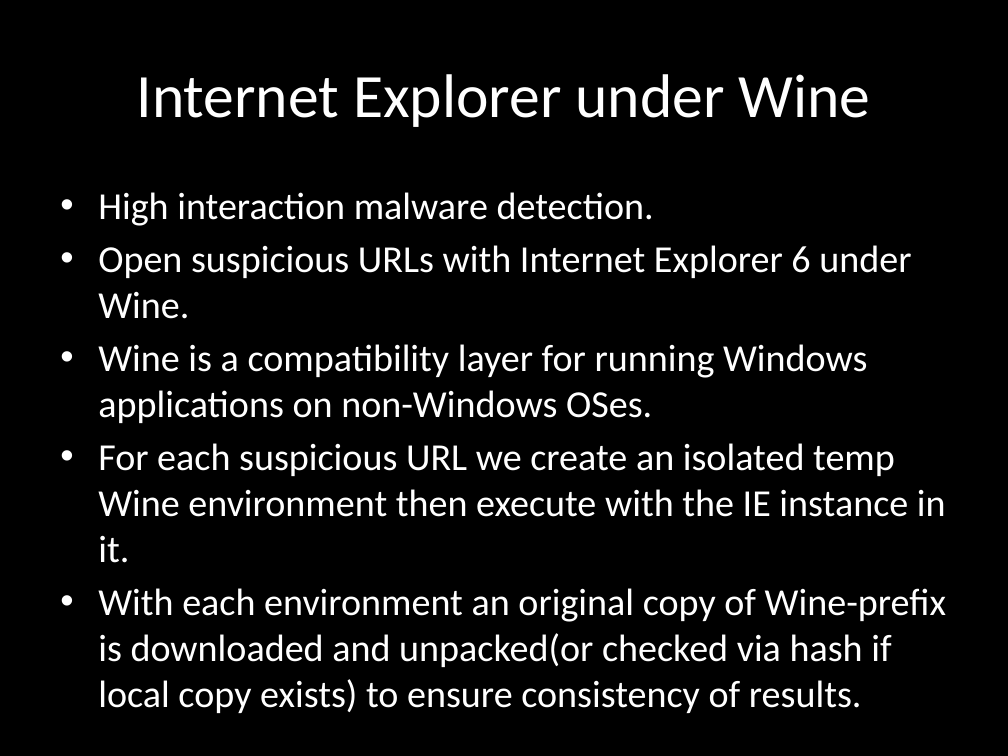
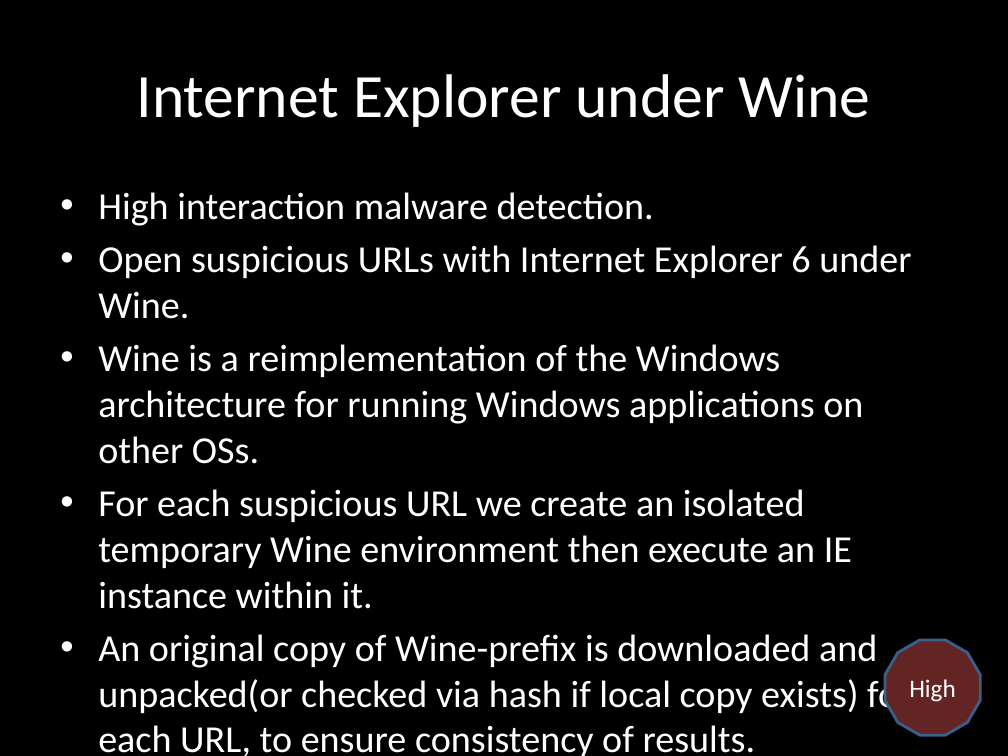
Before and after one commit to chrissorchard/malucrawl, a slide deck: slide 9 of doc/pres2/wk8-progress.pptx. Drawn at 1008x756 pixels with LibreOffice and Linux fonts; fonts in the diff are those of the drawing; background and template pictures are left out. Boxes give left, top, right and bottom in pixels: in the first picture for what was removed or moved away, otherwise in the second. Text is boxed around its words. In the diff, an @@ line names an element or a change of style, - is before the commit and + after.

```diff
--- a/doc/pres2/wk8-progress.pptx
+++ b/doc/pres2/wk8-progress.pptx
@@ text at (x1=98, y1=344, x2=911, y2=756): text changed @@
-• Wine is a compatibility layer for running Windows applications on non-Windows OSes.
-• For each suspicious URL we create an isolated temp Wine environment then execute with the IE instance in it.
-• With each environment an original copy of Wine-prefix is downloaded and unpacked(or checked via hash if local copy exists) to ensure consistency of results.
+• Wine is a reimplementation of the Windows architecture for running Windows applications on other OSs.
+• For each suspicious URL we create an isolated temporary Wine environment then execute an IE instance within it.
+• An original copy of Wine-prefix is downloaded and unpacked(or checked via hash if local copy exists) for each URL, to ensure consistency of results.
@@ dodecagon added at (x1=885, y1=640, x2=980, y2=735), fill #632523, outline #3A5F8C 2 pt, 18 pt, text #FFFFFF @@
+High
```
Also in this commit, not shown: 11 other slides changed, 1 slide added.
